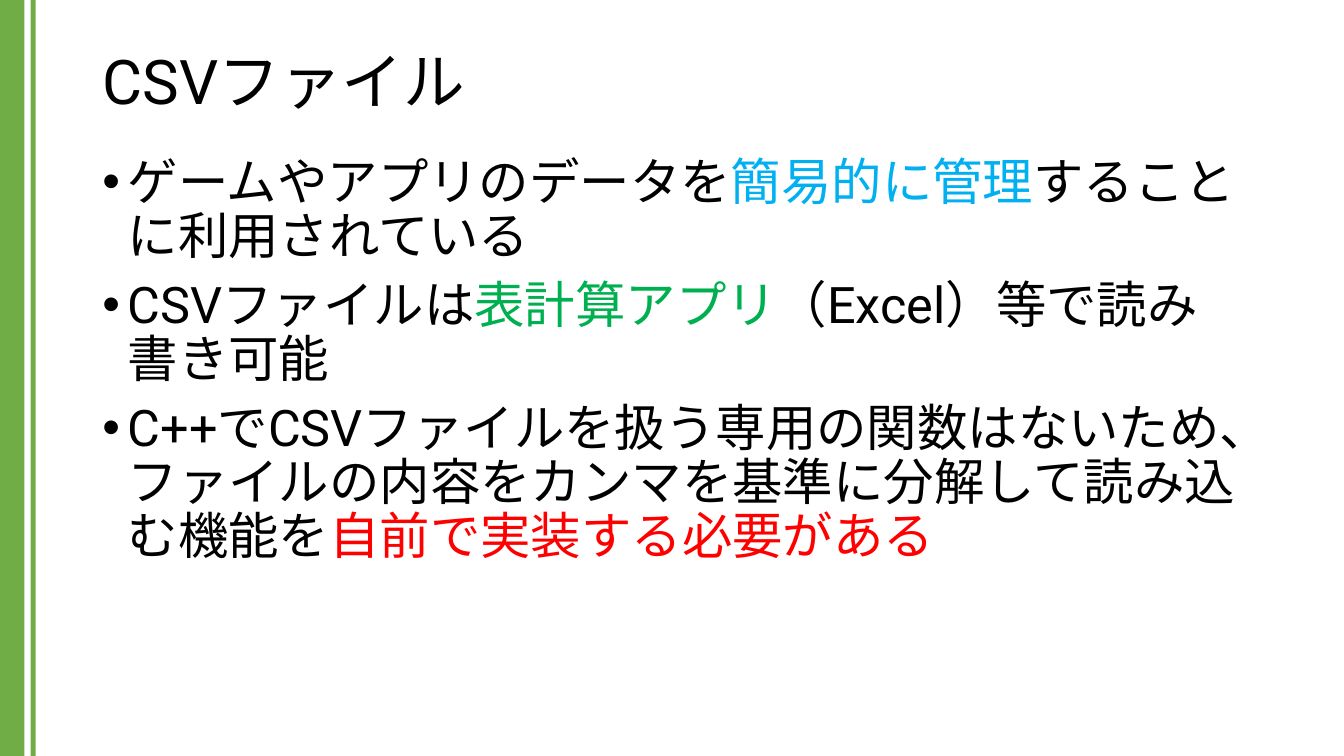
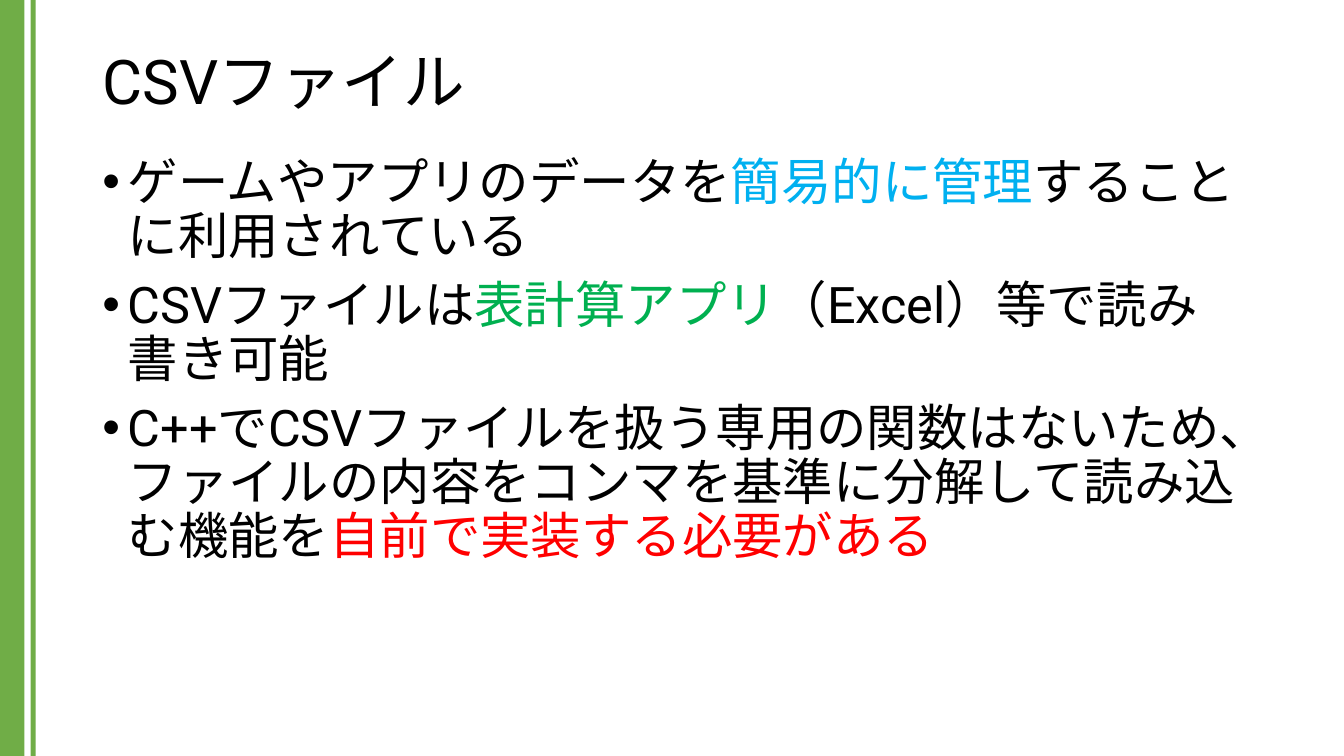
Before and after one commit to kic-murata/cpp2024, a slide deck: slide 2 of 授業資料/講義資料：CSVファイル.pptx. Drawn at 1344x756 pixels with LibreOffice and Linux fonts; fonts in the diff are those of the drawing. Boxes give left, top, right and bottom in pixels: in the first picture for what was removed or moved away, otherwise in the second. Text is boxed around its words. In the diff, an @@ line names an element or a change of style, - is before the commit and + after.

```diff
--- a/授業資料/講義資料：CSVファイル.pptx
+++ b/授業資料/講義資料：CSVファイル.pptx
@@ text at <box>128,403,1270,558</box>: text changed @@
-• C++でCSVファイルを扱う専用の関数はないため、ファイルの内容をカンマを基準に分解して読み込む機能を自前で実装する必要がある
+• C++でCSVファイルを扱う専用の関数はないため、ファイルの内容をコンマを基準に分解して読み込む機能を自前で実装する必要がある
```
Also in this commit, not shown: 5 other slides changed, 15 slides added.
